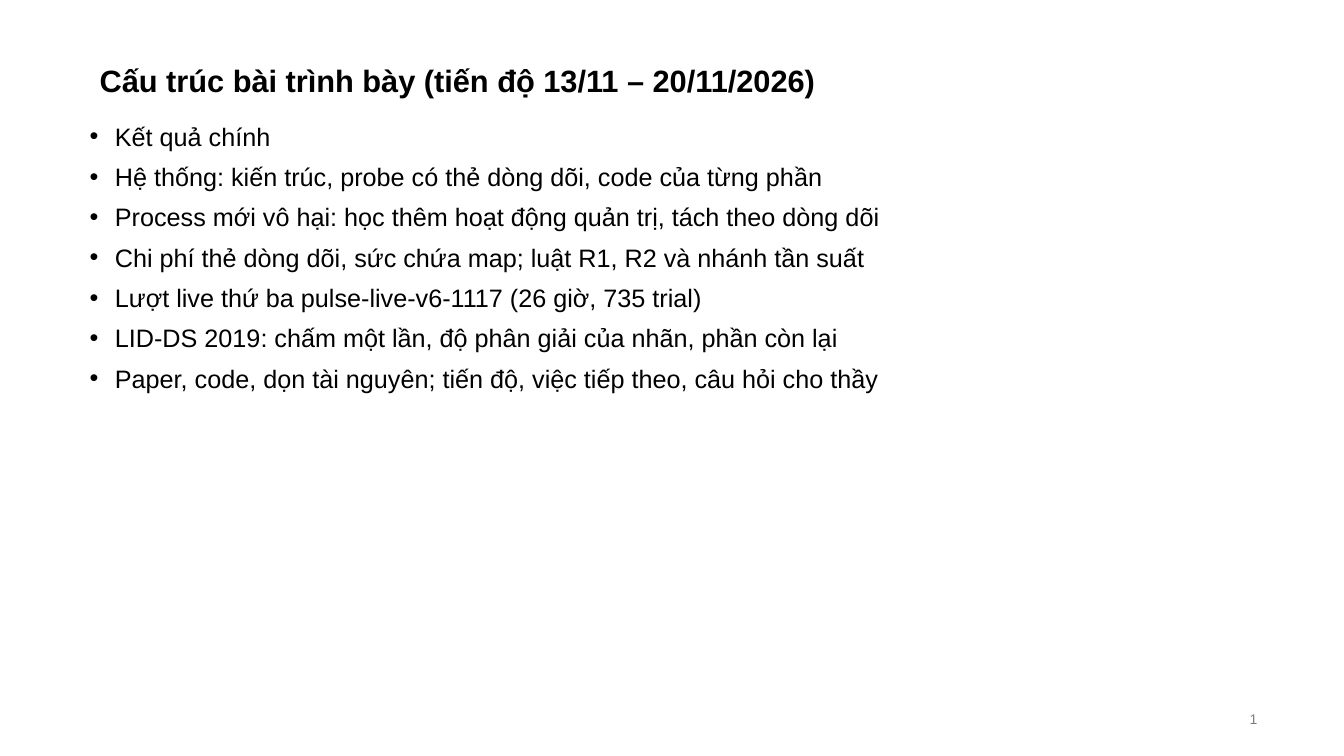
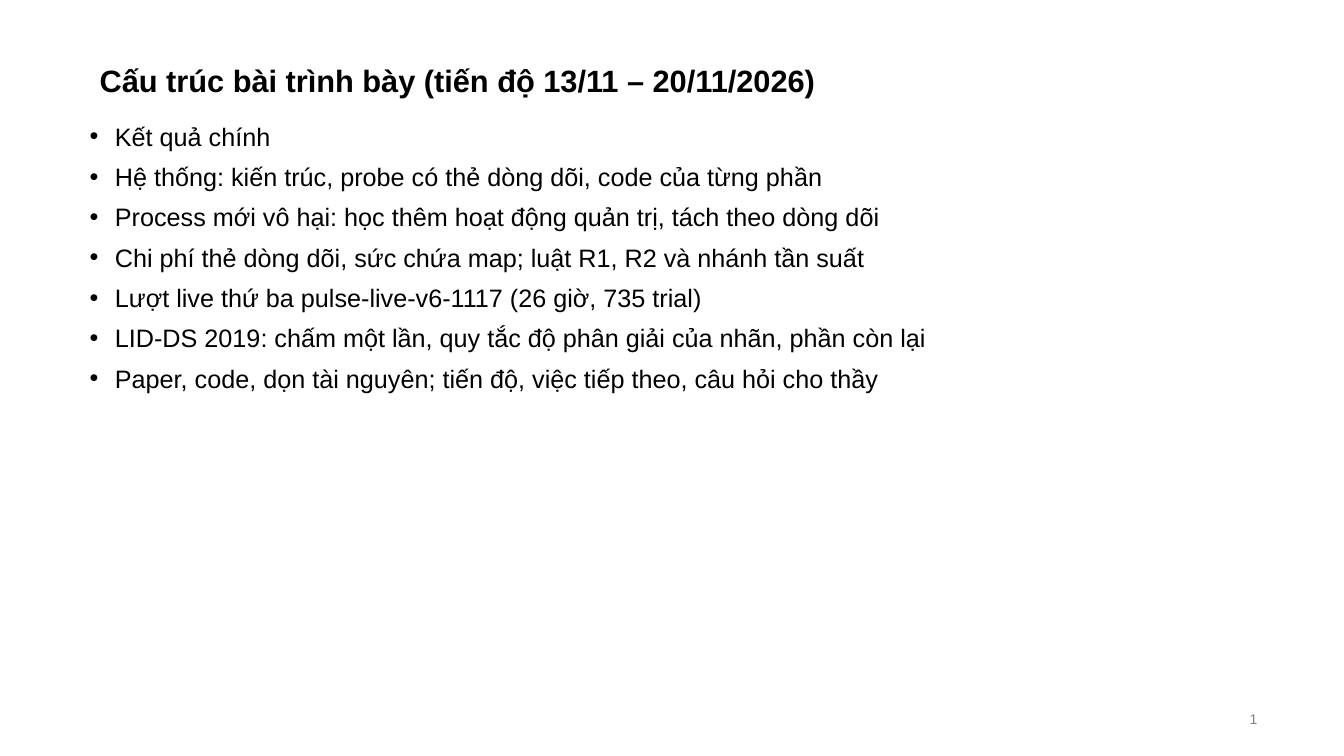
Before and after one commit to tndat-dev/eBPF-project, a slide deck: slide 1 of docs/Slide-runtime_security(20_11).pptx. Drawn at 1344x756 pixels with LibreOffice and Linux fonts; fonts in the diff are those of the drawing. Boxes give left, top, right and bottom in pixels: in the first picture for what was removed or moved away, otherwise in the second. Text is boxed around its words. In the diff, an @@ line names an element or a change of style, - is before the commit and + after.

```diff
--- a/docs/Slide-runtime_security(20_11).pptx
+++ b/docs/Slide-runtime_security(20_11).pptx
@@ text at (115, 327, 925, 353): text changed @@
-• LID-DS 2019: chấm một lần, độ phân giải của nhãn, phần còn lại
+• LID-DS 2019: chấm một lần, quy tắc độ phân giải của nhãn, phần còn lại
```
Also in this commit, not shown: 5 other slides changed, 13 other files.
